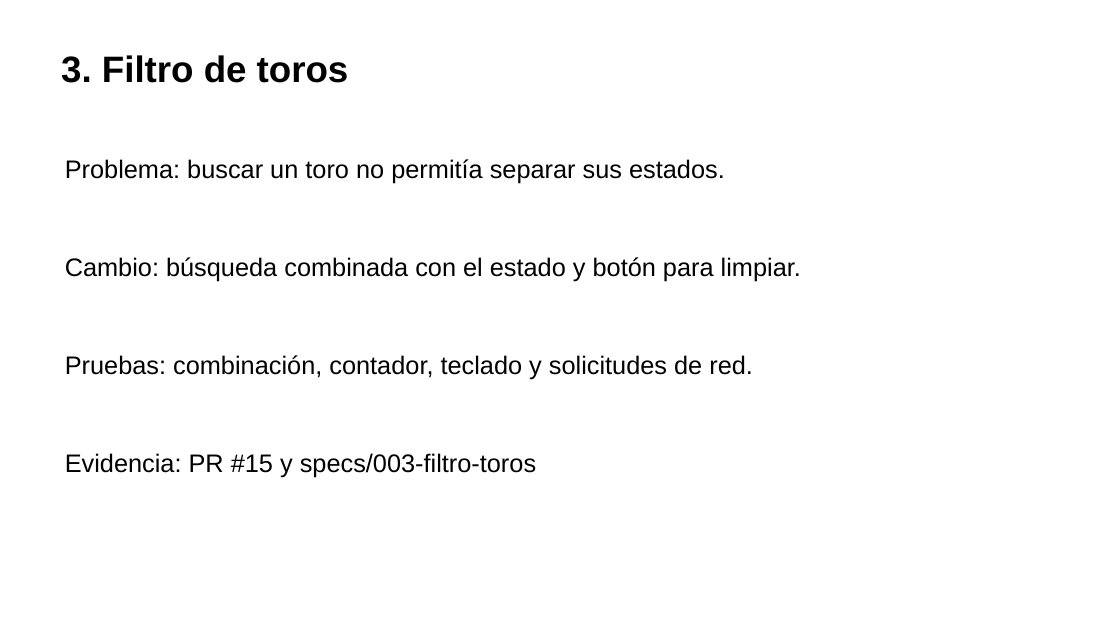
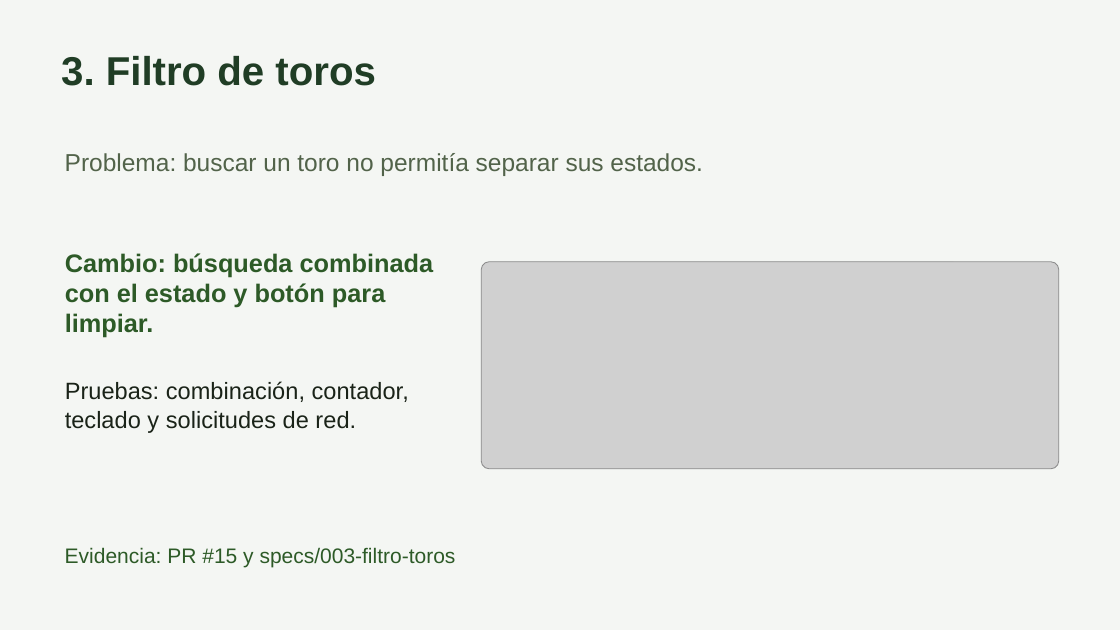
Before and after one commit to carlos-rubio-dev/bovicontrol-pro, a slide deck: slide 10 of docs/integrador/Presentacion.pptx. Drawn at 1120x630 pixels with LibreOffice and Linux fonts; fonts in the diff are those of the drawing; grey boxes stand for pictures. Boxes give left, top, right and bottom in pixels: in the first picture for what was removed or moved away, otherwise in the second. Text is boxed around its words. In the diff, an @@ line names an element or a change of style, - is before the commit and + after.

```diff
--- a/docs/integrador/Presentacion.pptx
+++ b/docs/integrador/Presentacion.pptx
@@ background #FFFFFF to #F4F6F3 @@
@@ text "3. Filtro de toros" at bbox=[61, 56, 376, 86]: size 31.5 to 34.5 pt, text colour #000000 to #203D25 @@
@@ text "Problema: buscar un toro no ..." at bbox=[65, 153, 703, 176]: size 21.8 to 21 pt, text colour #000000 to #52634A @@
@@ text "Cambio: búsqueda combinada con el ..." at bbox=[65, 253, 434, 338]: text colour #000000 to #2D5A27, bold on @@
@@ picture added at bbox=[481, 262, 1060, 469] @@
@@ text "Pruebas: combinación, contador, teclado y ...": place and size @@
-text "Pruebas: combinación, contador, teclado y ..." at bbox=[65, 355, 753, 380]
+text "Pruebas: combinación, contador, teclado y ..." at bbox=[65, 381, 409, 433]
@@ text "Pruebas: combinación, contador, teclado y ..." at bbox=[65, 381, 409, 433]: size 21.8 to 20.2 pt, text colour #000000 to #1A2318 @@
@@ text "Evidencia: PR #15 y specs/003-filtro-toros": place and size @@
-text "Evidencia: PR #15 y specs/003-filtro-toros" at bbox=[65, 453, 536, 478]
+text "Evidencia: PR #15 y specs/003-filtro-toros" at bbox=[65, 547, 456, 567]
@@ text "Evidencia: PR #15 y specs/003-filtro-toros" at bbox=[65, 547, 456, 567]: size 21.8 to 18 pt, text colour #000000 to #2D5A27 @@
```
Also in this commit, not shown: 16 other slides changed.
